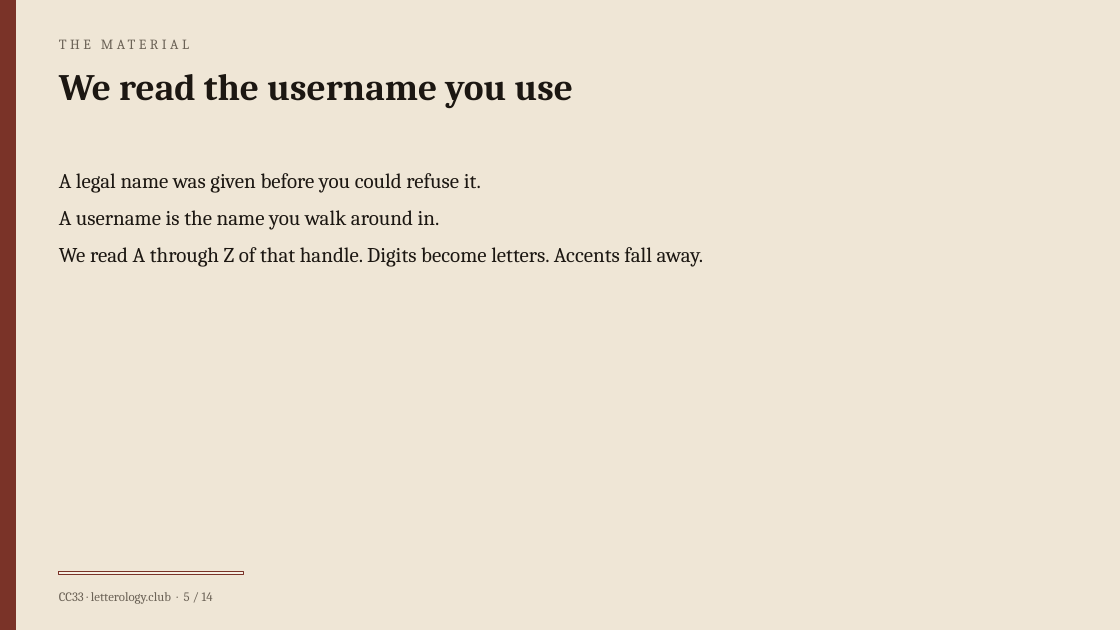
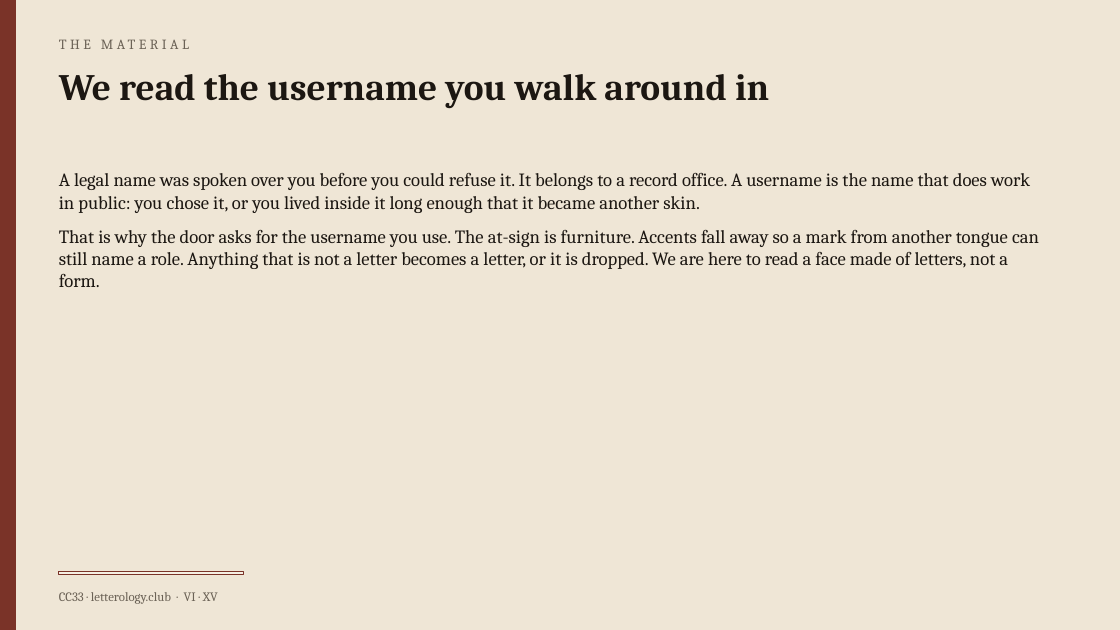
Before and after one commit to ImperialDave/Letterology-Calculator, a slide deck: slide 6 of public/brief.pptx (slide 5 before the commit). Drawn at 1120x630 pixels with LibreOffice and Linux fonts; fonts in the diff are those of the drawing. Boxes give left, top, right and bottom in pixels: in the first picture for what was removed or moved away, otherwise in the second. Text is boxed around its words. In the diff, an @@ line names an element or a change of style, - is before the commit and + after.

Commit message:
Grade the portrait A+ to F and rebuild the quiz as a fifty-item inventory.
The Brief writes quantities as Romans and says what a Letter brain is. The test shuffles sides, scores ten aspects on their own, and keeps the Letter-brain mark separate from the seats.

```diff
--- a/public/brief.pptx
+++ b/public/brief.pptx
@@ text at [59,74,769,108]: text changed @@
-We read the username you use
+We read the username you walk around in
@@ text at [59,173,1039,287]: text changed; size 18 to 16 pt @@
-A legal name was given before you could refuse it.
-A username is the name you walk around in.
-We read A through Z of that handle. Digits become letters. Accents fall away.
+A legal name was spoken over you before you could refuse it. It belongs to a record office. A username is the name that does work in public: you chose it, or you lived inside it long enough that it became another skin.
+That is why the door asks for the username you use. The at-sign is furniture. Accents fall away so a mark from another tongue can still name a role. Anything that is not a letter becomes a letter, or it is dropped. We are here to read a face made of letters, not a form.
@@ text at [59,592,218,604]: text changed @@
-CC33 · letterology.club · 5 / 14
+CC33 · letterology.club · VI · XV
```
Also in this commit, not shown: 13 other slides changed, 1 slide added, 15 other files.
